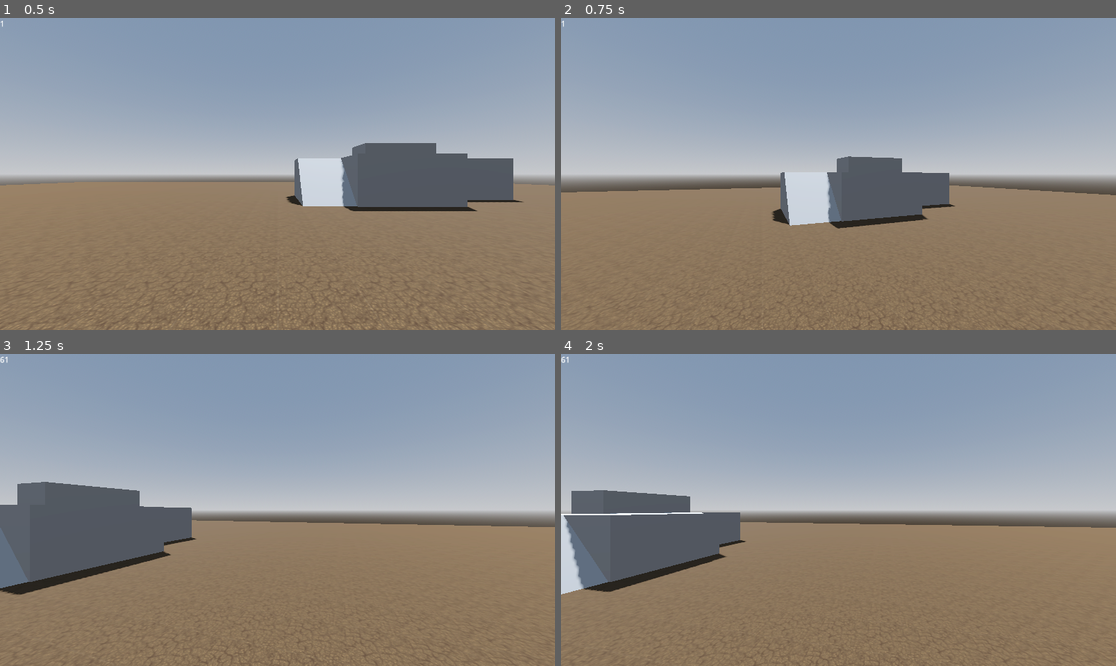
Above: before the commit, frames 1-4 (two rows, left to right).
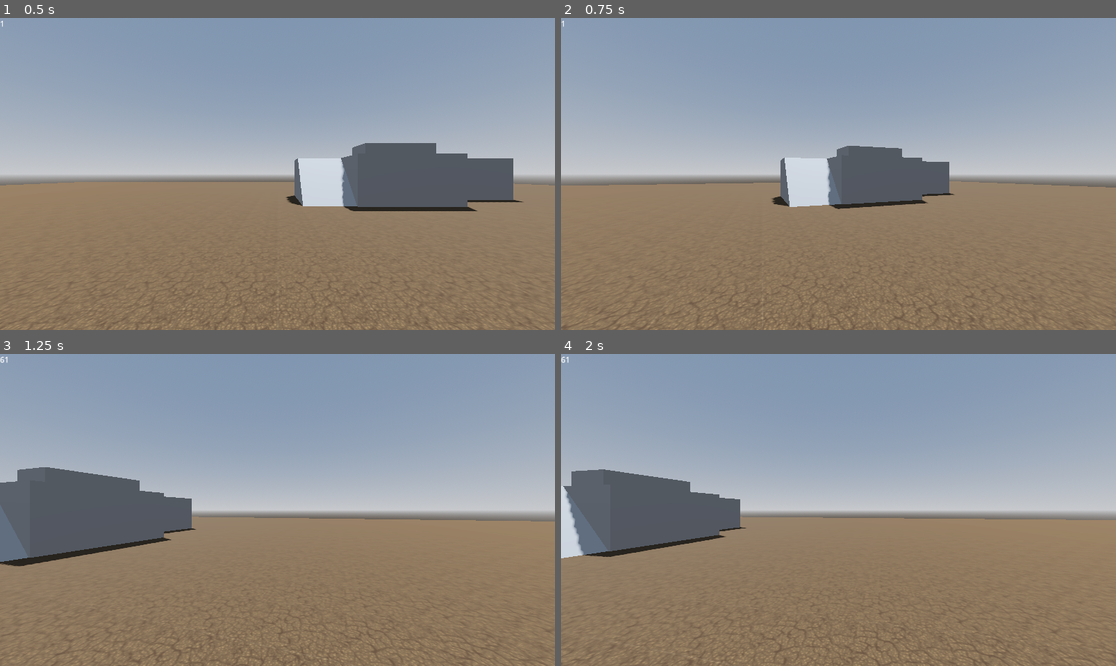
Above: after the commit, the same moments.

Repository: BrunoLisanti/Minos
Game: Godot game, scene res://Scenes/world.tscn
The game is run twice, just before and just after one commit, with the same random seed, the same clock (stepped at 60 frames per second) and the same inputs.
Inputs (mouse positions are in pixels of both pictures, inside the frame that each line leads up to):
- Up to frame 1 (0.5 s): no input
- Up to frame 2 (0.75 s): tap Enter (ui_accept) at 0.5, 0.6 s; move the mouse to (960, 158) at 0.52 s; hold Right (rotate_right) from 0.53 s (still down)
- Up to frame 3 (1.25 s): keep holding Right (rotate_right); tap Enter (ui_accept) at 0.77, 1.07 s
- Up to frame 4 (2 s): move the mouse to (727, 525) at 1.27 s; release Right (rotate_right) at 1.28 s; hold Down (down) from 1.28 s (still down); tap Enter (ui_accept) at 1.35, 1.52, 1.82 s

Frame 1 is identical in both runs. In frame 2, 5.1% of the frame differs, in the area x 0-100%, y 40-100%; in frame 3, 6.0%; in frame 4, 7.4%, in the area x 0-100%, y 36-100%.

Commit message:
- Se eliminó el salto

Diff:
--- a/Scripts/Player.gd
+++ b/Scripts/Player.gd
@@ -31,8 +31,8 @@
 		velocity.y -= gravity * delta
 
 	# Handle jump.
-	if Input.is_action_just_pressed("ui_accept") and is_on_floor():
-		velocity.y = JUMP_VELOCITY
+	#if Input.is_action_just_pressed("ui_accept") and is_on_floor():
+		#velocity.y = JUMP_VELOCITY
 
 	if Input.is_action_pressed("rotate_right"):
 		head.rotate_y(-SENSITIVITY * 10)
